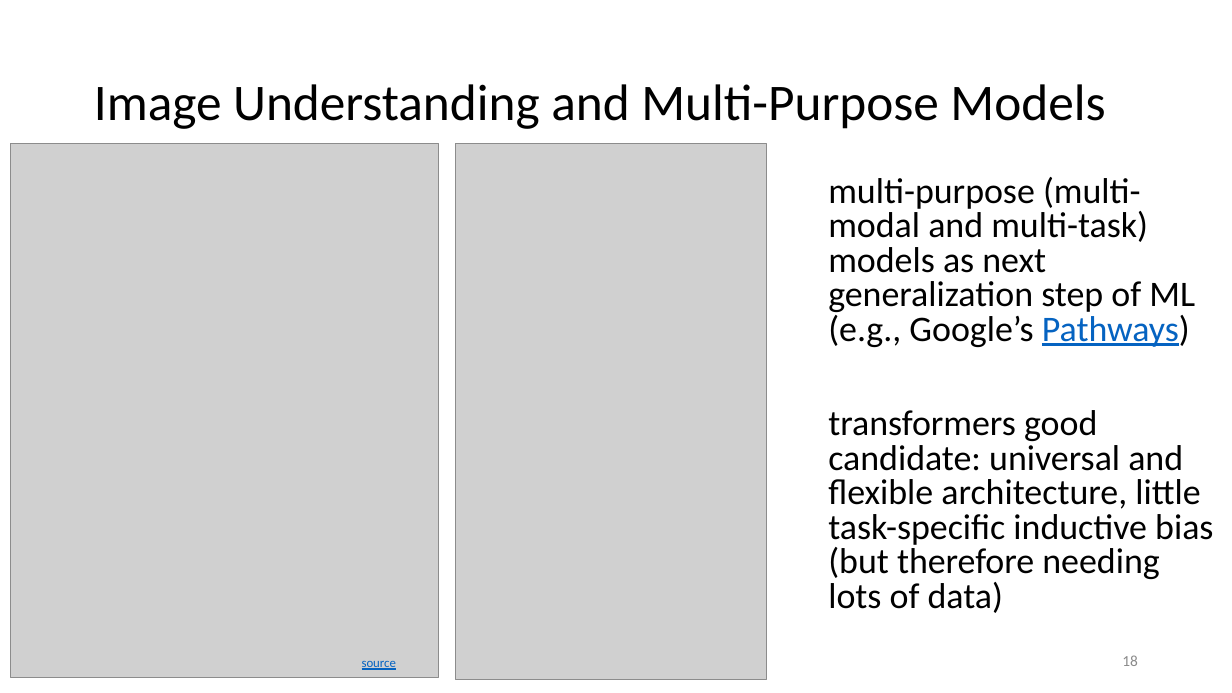
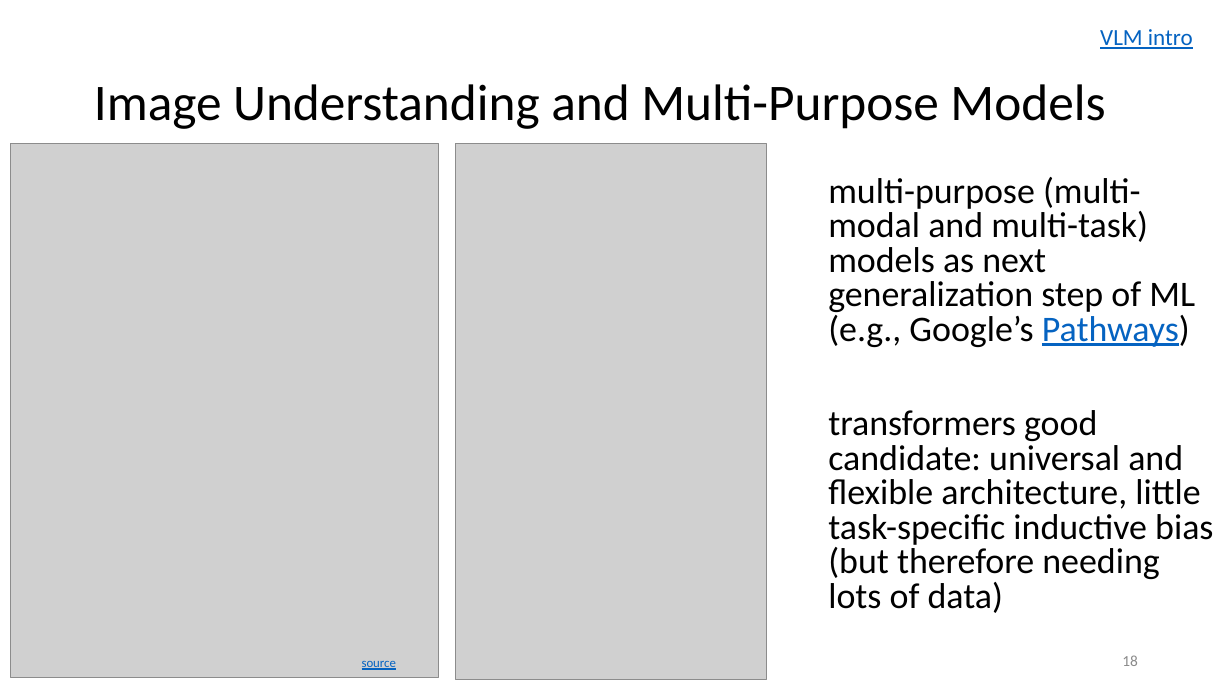
Before and after one commit to FelixWick/intelligent-systems, a slide deck: slide 18 of slides/LanguageModels_2.pptx. Drawn at 1232x693 pixels with LibreOffice and Linux fonts; fonts in the diff are those of the drawing; grey boxes stand for pictures. Boxes give left, top, right and bottom in pixels: in the first picture for what was removed or moved away, otherwise in the second. Text is boxed around its words. In the diff, an @@ line names an element or a change of style, - is before the commit and + after.

```diff
--- a/slides/LanguageModels_2.pptx
+++ b/slides/LanguageModels_2.pptx
@@ text added at [1100, 29, 1193, 49], 18 pt, text #0563C1, underline @@
+VLM intro
```
Also in this commit, not shown: 1 other file.
